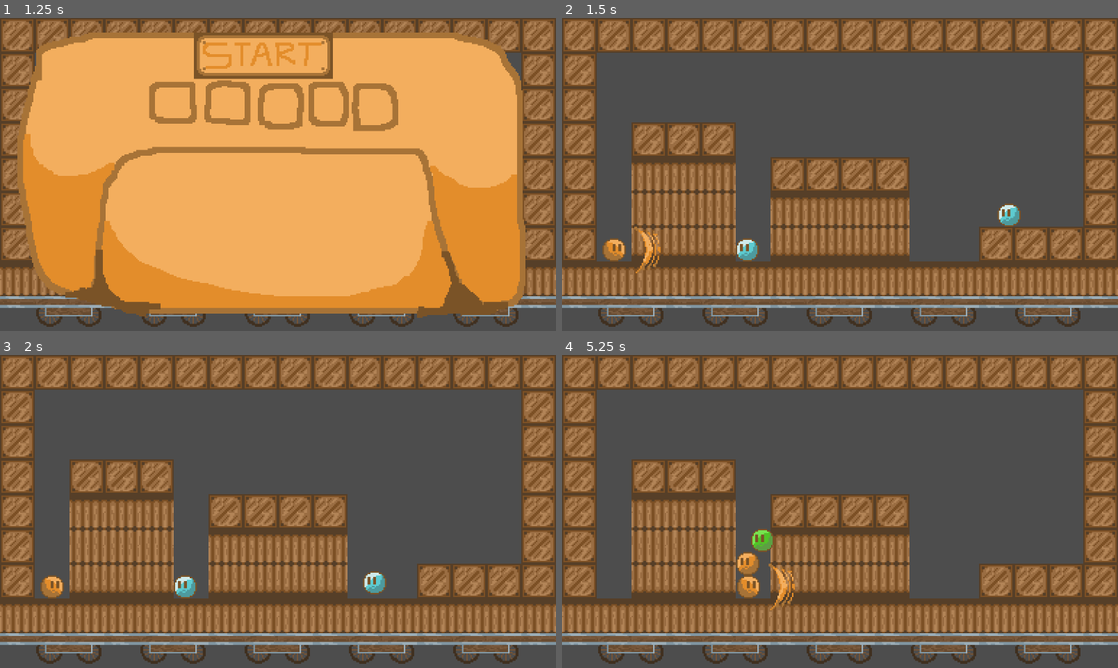
Above: before the commit, frames 1-4 (two rows, left to right).
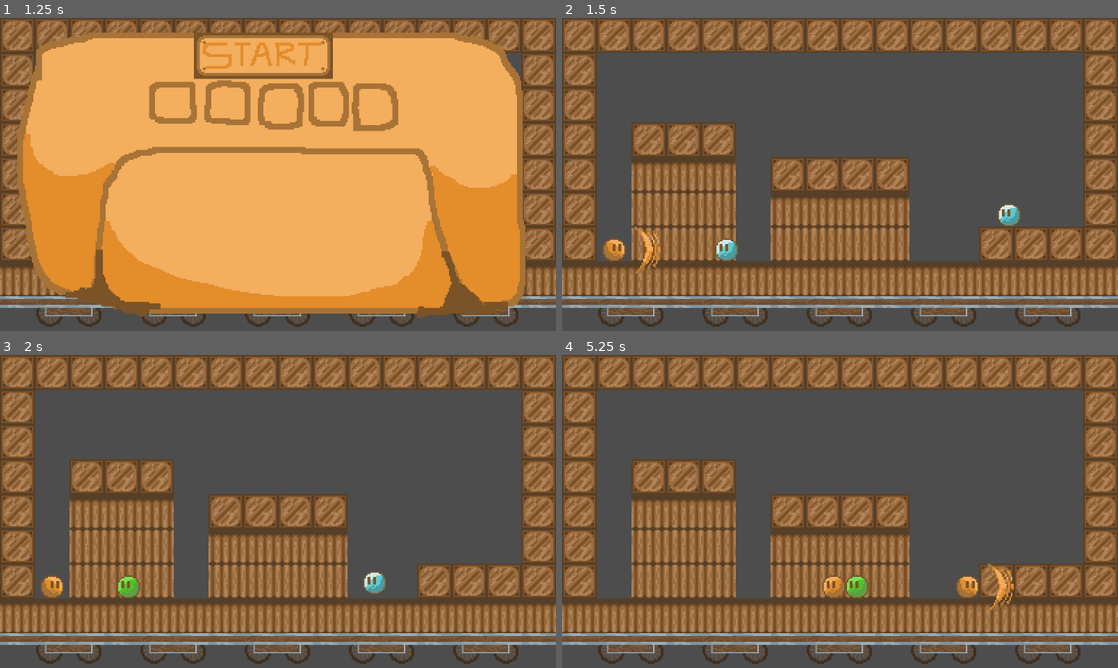
Above: after the commit, the same moments.

Repository: GatoTheGaming/orangegamejam2026
Game: Godot game, scene res://titlescreen.tscn
Same seed, same stepped clock (60 frames per second), same inputs: the game is played once before the commit and once after it.
Inputs (mouse positions are in pixels of both pictures, inside the frame that each line leads up to):
- Up to frame 1 (1.25 s): click (439, 155) at 0.5 s
- Up to frame 2 (1.5 s): click (823, 55) at 1.25 s
- Up to frame 3 (2 s): no input
- Up to frame 4 (5.25 s): move the mouse to (962, 495) at 2.02 s; hold D (right) 2.03-3.53 s; click (962, 495) at 2.1 s; tap Space (jump) at 2.27, 3.02, 4.52 s; move the mouse to (728, 527) at 2.77 s; click (728, 527) at 2.85 s; move the mouse to (895, 442) at 3.52 s; hold A (left) 3.53-4.28 s; click (895, 442) at 3.6 s; move the mouse to (812, 574) at 4.27 s; hold D (right) from 4.28 s (still down); click (812, 574) at 4.35 s; move the mouse to (1006, 558) at 5.02 s; click (1006, 558) at 5.1 s

Frame 1 is identical in both runs. In frame 2, 1.2% of the frame differs, in the area x 12-63%, y 70-78%; in frame 3, 1.3%; in frame 4, 2.6%, in the area x 12-82%, y 55-82%.

Commit message:
ytyjtyrj

Diff:
--- /dev/null
+++ b/ogj-2026/assets/collisions/grapecoll.tres
@@ -0,0 +1,5 @@
+[gd_resource type="CapsuleShape2D" format=3 uid="uid://byhk60blo0bhy"]
+
+[resource]
+radius = 19.0
+height = 38.0
--- a/ogj-2026/audio.tscn
+++ b/ogj-2026/audio.tscn
@@ -4,5 +4,6 @@
 [ext_resource type="Script" uid="uid://da2wottg7stjp" path="res://audio.gd" id="2_ybffx"]
 
 [node name="AudioStreamPlayer2D" type="AudioStreamPlayer2D" unique_id=1574376711]
+process_mode = 3
 stream = ExtResource("1_q45hi")
 script = ExtResource("2_ybffx")
--- a/ogj-2026/enemy.gd
+++ b/ogj-2026/enemy.gd
@@ -39,6 +39,16 @@
 		%attackcoll.position.x = 107
 		%initcoll.shape = load("res://assets/collisions/lemonplayerdetect.tres")
 		%initcoll.rotation = PI / 2
+	elif type == "grapefruit":
+		SPEED = 50
+		var maxhealth = 200
+		var health = maxhealth
+		dmg = 34
+		%attackcoll.shape = load("res://assets/collisions/grapecoll.tres")
+		%attackcoll.position.x = 0
+		%initcoll.shape = load("res://assets/collisions/limeplayerdetect.tres")
+		%initcoll.rotation = 0
+
 
 func lime():
 
@@ -74,6 +84,19 @@
 		attacking = true
 		attackfinish = false
 		%Timer.start(0)
+
+func grapefruit():
+	if player in %initbox.get_overlapping_bodies() and not attacking and attackfinish:
+		%attacktimer.stop()
+		dir = 1 if player.position.x > position.x else -1
+		velocity.x = 0
+		attack = "grapefruit"
+		%sprite.animation = "green"
+		%Timer.wait_time = 0.6
+		attacking = true
+		attackfinish = false
+		%Timer.start(0)
+
 func _physics_process(delta):
 	if not is_on_floor():
 		velocity += get_gravity() * delta
--- a/ogj-2026/enemy.tscn
+++ b/ogj-2026/enemy.tscn
@@ -4,8 +4,8 @@
 [ext_resource type="Texture2D" uid="uid://ceav5eqh72d6l" path="res://assets/sprites/chars/player/bluph.png" id="2_epg4t"]
 [ext_resource type="Texture2D" uid="uid://cy866664fye1y" path="res://assets/sprites/chars/player/grnph.png" id="2_iifgy"]
 [ext_resource type="Texture2D" uid="uid://pro18jcf3h0s" path="res://assets/sprites/chars/player/orng16ph.png" id="2_qi2p4"]
-[ext_resource type="Shape2D" uid="uid://u0385xy5bnwl" path="res://assets/collisions/lemonplayerdetect.tres" id="5_3yqyl"]
-[ext_resource type="Shape2D" uid="uid://bv6n0kybfw52" path="res://assets/collisions/lemoncoll.tres" id="5_epg4t"]
+[ext_resource type="Shape2D" uid="uid://pabmv0wnxa0v" path="res://assets/collisions/limeplayerdetect.tres" id="5_3yqyl"]
+[ext_resource type="Shape2D" uid="uid://byhk60blo0bhy" path="res://assets/collisions/grapecoll.tres" id="6_wujgv"]
 
 [sub_resource type="SpriteFrames" id="SpriteFrames_flrdg"]
 animations = [{
@@ -77,9 +77,8 @@
 
 [node name="attackcoll" type="CollisionShape2D" parent="attackbox" unique_id=96797395]
 unique_name_in_owner = true
-position = Vector2(107, 0)
-rotation = 1.5707964
-shape = ExtResource("5_epg4t")
+position = Vector2(18, 0)
+shape = ExtResource("6_wujgv")
 
 [connection signal="timeout" from="Timer" to="." method="_on_timer_timeout"]
 [connection signal="timeout" from="attacktimer" to="." method="_on_attacktimer_timeout"]
--- a/ogj-2026/maingame.gd
+++ b/ogj-2026/maingame.gd
@@ -13,6 +13,8 @@
 func die():
 	num_enemies -= 1
 	if num_enemies <= 0:
+		Ui.shutter()
+		get_tree().paused = true
 		level += 1
 		spawn_enemies()
 func spawn_enemies():
--- a/ogj-2026/maingame.tscn
+++ b/ogj-2026/maingame.tscn
@@ -11,7 +11,7 @@
 
 [node name="map" parent="." unique_id=2082054119 instance=ExtResource("2_ymkym")]
 unique_name_in_owner = true
-layer_0/tile_data = PackedInt32Array(458752, 65536, 0, 45875 …(503 unchanged characters)… 1, 524289, 131073, 1, 524288, 1, 1, 393218, 65536, 1, 393219, 65536, 1, 393229, 0, 0, 393228, 0, 0, 262150, 0, 0, 262151, 0, 0, 262152, 0, 0, 262153, 0, 0, 327686, 65536, 0, 327687, 65536, 0, 327688, 65536, 0, 327689, 65536, 0, 393222, 65536, 1, 393223, 65536, 1, 393224, 65536, 1, 393225, 65536, 1, 393216, 0, 0, 327680, 0, 0, 262144, 0, 0, 196608, 0, 0, 131072, 0, 0, 65536, 0, 0, 0, 0, 0, 393231, 0, 0, 327695, 0, 0, 262159, 0, 0, 196623, 0, 0, 131087, 0, 0, 65551, 0, 0, 15, 0, 0, 1, 0, 0, 2, 0, 0, 3, 0, 0, 4, 0, 0, 5, 0, 0, 6, 0, 0, 7, 0, 0, 8, 0, 0, 9, 0, 0, 10, 0, 0, 11, 0, 0, 12, 0, 0, 13, 0, 0, 14, 0, 0, 393230, 0, 0, 196610, 0, 0, 196611, 0, 0, 196612, 0, 0, 262146, 65536, 0, 262147, 65536, 0, 262148, 65536, 0, 327684, 0, 1, 393220, 65536, 1, 327683, 0, 1, 327682, 0, 1)
+layer_0/tile_data = PackedInt32Array(458752, 65536, 0, 45875 …(503 unchanged characters)… 1, 524289, 131073, 1, 524288, 1, 1, 393229, 0, 0, 393228, 0, 0, 262150, 0, 0, 262151, 0, 0, 262152, 0, 0, 262153, 0, 0, 327686, 65536, 0, 327687, 65536, 0, 327688, 65536, 0, 327689, 65536, 0, 393222, 0, 1, 393223, 0, 1, 393224, 0, 1, 393225, 0, 1, 327684, 0, 1, 327683, 0, 1, 393219, 0, 1, 393220, 0, 1, 393216, 0, 0, 327680, 0, 0, 262144, 0, 0, 196608, 0, 0, 131072, 0, 0, 65536, 0, 0, 0, 0, 0, 1, 0, 0, 2, 0, 0, 3, 0, 0, 4, 0, 0, 5, 0, 0, 6, 0, 0, 7, 0, 0, 8, 0, 0, 9, 0, 0, 10, 0, 0, 11, 0, 0, 12, 0, 0, 13, 0, 0, 14, 0, 0, 15, 0, 0, 65551, 0, 0, 131087, 0, 0, 196623, 0, 0, 262159, 0, 0, 393231, 0, 0, 327695, 0, 0, 393218, 0, 1, 393230, 0, 0, 196610, 0, 0, 196611, 0, 0, 196612, 0, 0, 262146, 65536, 0, 262147, 65536, 0, 262148, 65536, 0, 327682, 0, 1)
 
 [node name="player" parent="." unique_id=638236992 instance=ExtResource("3_xu13d")]
 unique_name_in_owner = true
--- a/ogj-2026/project.godot
+++ b/ogj-2026/project.godot
@@ -18,6 +18,7 @@
 [autoload]
 
 Audio="*uid://d1ltc1gs28vud"
+Ui="*uid://dsavyg0guuqe7"
 
 [display]
 
--- a/ogj-2026/template.tscn
+++ b/ogj-2026/template.tscn
@@ -6,4 +6,4 @@
 texture_filter = 1
 tile_set = ExtResource("1_dejbu")
 format = 2
-layer_0/tile_data = PackedInt32Array(458752, 65536, 0, 45875 …(669 unchanged characters)… 88, 65536, 0, 327689, 65536, 0, 393222, 65536, 1, 393223, 65536, 1, 393224, 65536, 1, 393225, 65536, 1, 327684, 0, 0, 327683, 0, 0, 393219, …(344 unchanged characters)…
+layer_0/tile_data = PackedInt32Array(458752, 65536, 0, 45875 …(669 unchanged characters)… 88, 65536, 0, 327689, 65536, 0, 393222, 0, 1, 393223, 0, 1, 393224, 0, 1, 393225, 0, 1, 327684, 0, 0, 327683, 0, 0, 393219, …(344 unchanged characters)…
--- /dev/null
+++ b/ogj-2026/ui.gd
@@ -0,0 +1,16 @@
+extends Control
+
+var shuttering = false
+# Called when the node enters the scene tree for the first time.
+func _ready():
+	%shutter.position.y = -218
+	%black.modulate.a = 0
+
+func shutter():
+	%shutter.visible = true
+	shuttering = true
+# Called every frame. 'delta' is the elapsed time since the previous frame.
+func _process(delta):
+	if shuttering == true:
+		%black.modulate.a = lerpf(%black.modulate.a, 1, 0.025)
+		%shutter.position.y = lerpf(%shutter.position.y, 326, 0.025)
--- /dev/null
+++ b/ogj-2026/ui.tscn
@@ -0,0 +1,36 @@
+[gd_scene format=3 uid="uid://dsavyg0guuqe7"]
+
+[ext_resource type="Texture2D" uid="uid://imdgdcu3t0jm" path="res://assets/sprites/spritesheets/Shutter.png" id="1_fyqef"]
+[ext_resource type="Script" uid="uid://4qynqwoqmnc1" path="res://ui.gd" id="1_m6e0p"]
+
+[sub_resource type="CanvasTexture" id="CanvasTexture_m6e0p"]
+
+[node name="ui" type="Control" unique_id=43963998]
+process_mode = 3
+layout_mode = 3
+anchors_preset = 15
+anchor_right = 1.0
+anchor_bottom = 1.0
+offset_top = -218.0
+offset_bottom = -218.0
+grow_horizontal = 2
+grow_vertical = 2
+script = ExtResource("1_m6e0p")
+
+[node name="shutter" type="Sprite2D" parent="." unique_id=2068432138]
+unique_name_in_owner = true
+process_mode = 3
+z_index = 3
+texture_filter = 1
+position = Vector2(192, 326)
+texture = ExtResource("1_fyqef")
+
+[node name="black" type="TextureRect" parent="." unique_id=968752568]
+unique_name_in_owner = true
+modulate = Color(0, 0, 0, 1)
+z_index = 2
+layout_mode = 0
+offset_top = 218.0
+offset_right = 384.0
+offset_bottom = 434.0
+texture = SubResource("CanvasTexture_m6e0p")
Not shown, added: ogj-2026/ui.gd.uid
